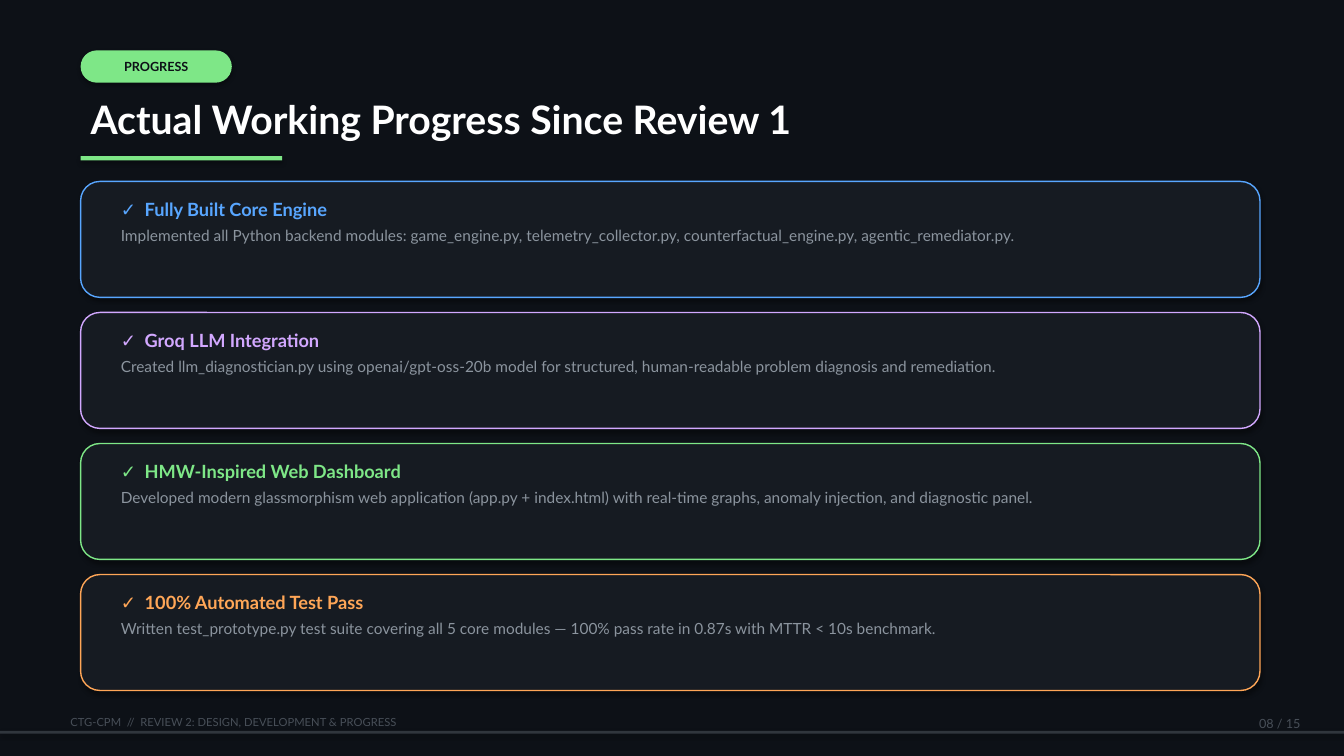
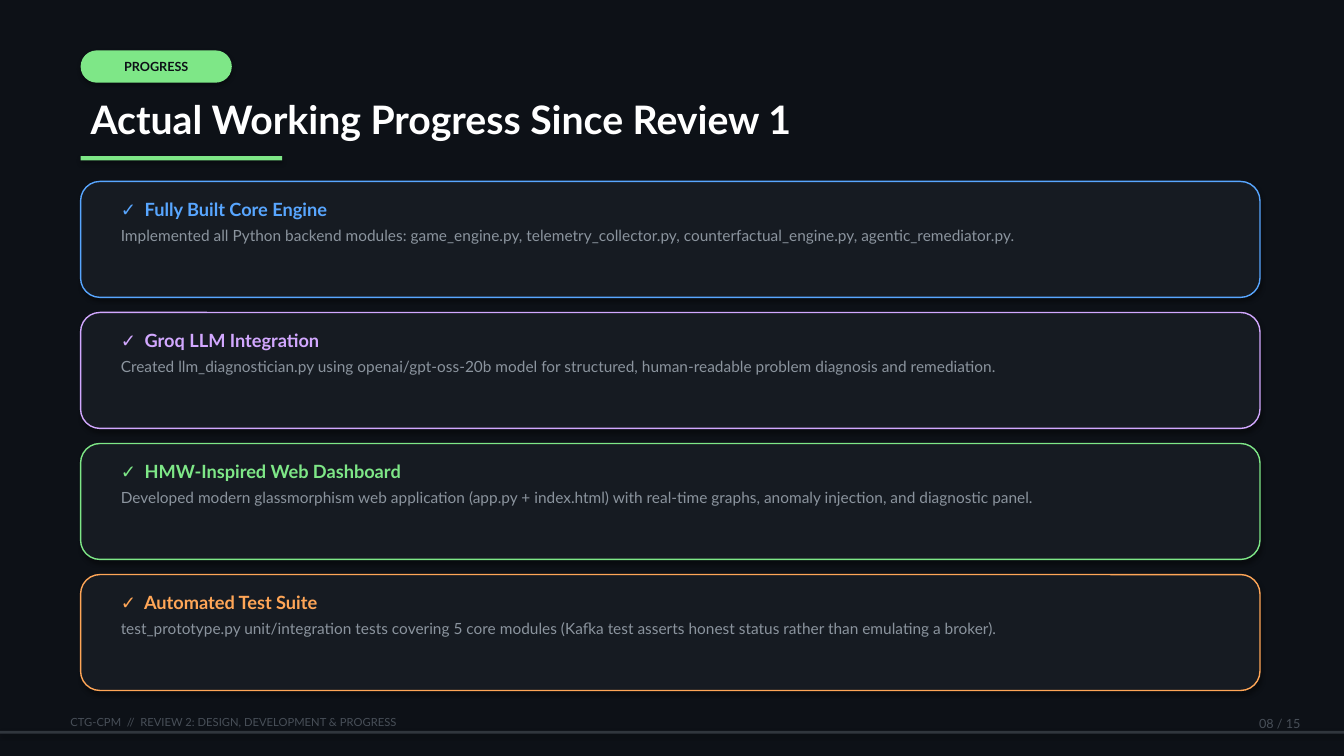
Before and after one commit to sagnikbasutaan2004-source/CTG-CPM-Self-Healing-Networks, a slide deck: slide 8 of CTG-CPM_Review2_Presentation.pptx. Drawn at 1344x756 pixels with LibreOffice and Linux fonts; fonts in the diff are those of the drawing. Boxes give left, top, right and bottom in pixels: in the first picture for what was removed or moved away, otherwise in the second. Text is boxed around its words. In the diff, an @@ line names an element or a change of style, - is before the commit and + after.

Commit message:
fix: remove fabricated claims and wire real dynamic models
- kafka_telemetry_streaming: fix broken NoBrokersAvailable import so real
  Kafka actually connects (was silently disabling Kafka)
- Rename fabricated 'DigitalTwinExecution' task to 'CounterfactualProjection'
  across game_engine, agentic_remediator, test_prototype
- Remove hardcoded/fabricated metrics (MTTR, OPEX savings, 100% pass,
  zero-risk, sub-second deployment, 40% attribution, ad-hoc lifecycle claims)
  from llm_diagnostician, COMPREHENSIVE_SYSTEM_GUIDE, web dashboard,
  and PPT generators; replace with honest measurement/disclosure wording
- Make Shapley root-cause in fallback diagnosis use the actual computed value
- regenerate honest CTG-CPM_Implementation_Plan.pptx and
  CTG-CPM_Review2_Presentation.pptx (add OUTPUT_PPT_PATH env override)
- add train/inference code, trained GraphSAGE GNN & diffusion weights,
  benchmarks, unit tests
- drop accidentally-tracked Word lock file ~$CTG-CPM_Review2_Presentation.pptx

```diff
--- a/CTG-CPM_Review2_Presentation.pptx
+++ b/CTG-CPM_Review2_Presentation.pptx
@@ text at (121, 595, 996, 637): text changed @@
-✓ 100% Automated Test Pass
-Written test_prototype.py test suite covering all 5 core modules — 100% pass rate in 0.87s with MTTR < 10s benchmark.
+✓ Automated Test Suite
+test_prototype.py unit/integration tests covering 5 core modules (Kafka test asserts honest status rather than emulating a broker).
```
Also in this commit, not shown: 11 other slides changed, 27 other files.
